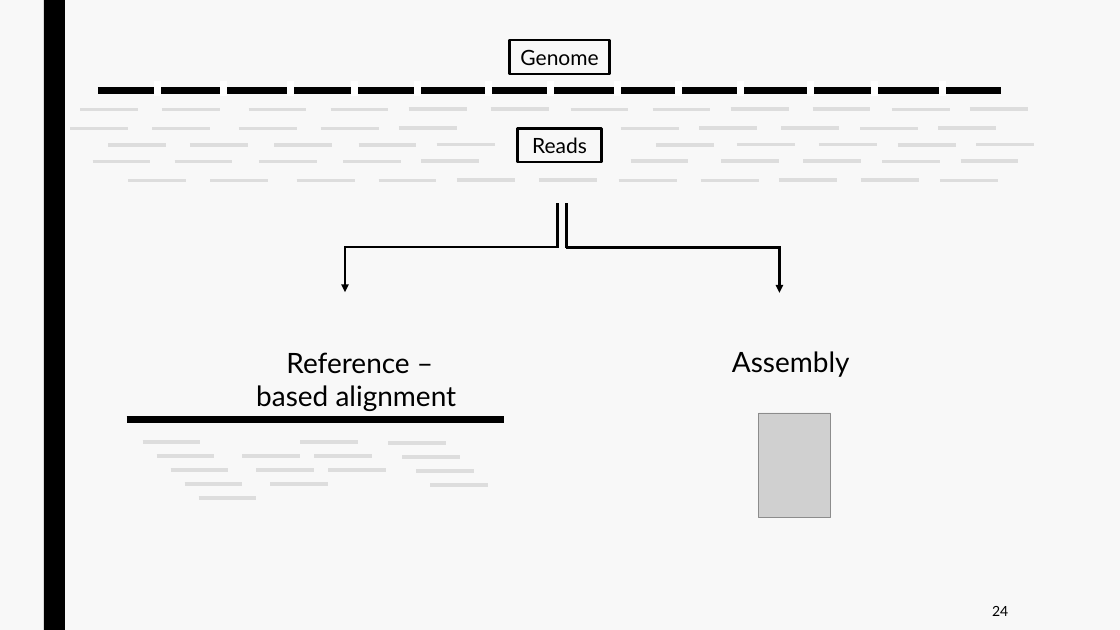
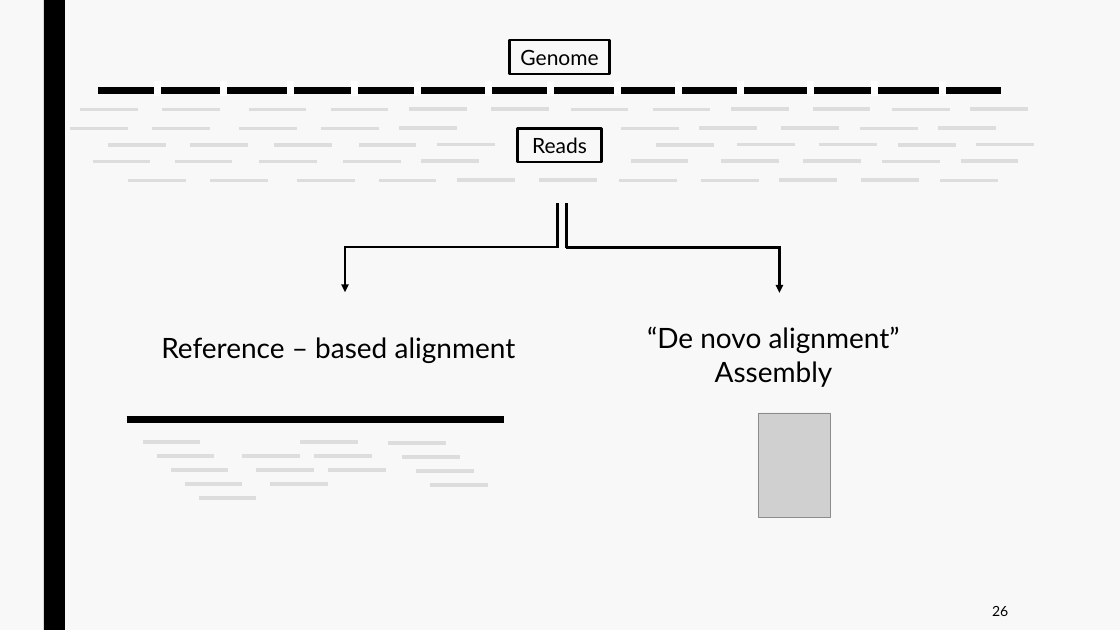
Before and after one commit to jurtasun/presentations, a slide deck: slide 25 of 202306_LMS_Complexity/230619_LMS_Complexity.ppt (slide 23 before the commit). Drawn at 1120x630 pixels with LibreOffice and Linux fonts; fonts in the diff are those of the drawing; grey boxes stand for pictures. Boxes give left, top, right and bottom in pixels: in the first picture for what was removed or moved away, otherwise in the second. Text is boxed around its words. In the diff, an @@ line names an element or a change of style, - is before the commit and + after.

```diff
--- a/202306_LMS_Complexity/230619_LMS_Complexity.ppt
+++ b/202306_LMS_Complexity/230619_LMS_Complexity.ppt
@@ text "Reference – based alignment" rewrapped from (240,341,479,418) to (161,337,516,363) @@
@@ text "“De novo alignment”": place and size @@
-text "“De novo alignment”" at (732,351,850,377)
+text "“De novo alignment”" at (647,326,900,387)
@@ text at (647,326,900,353): paragraph added @@
+“De novo alignment”
@@ page number at (992,606,1008,616): text changed @@
-24
+26
```
Also in this commit, not shown: 10 other slides changed, 4 slides added, 1 slide removed.
